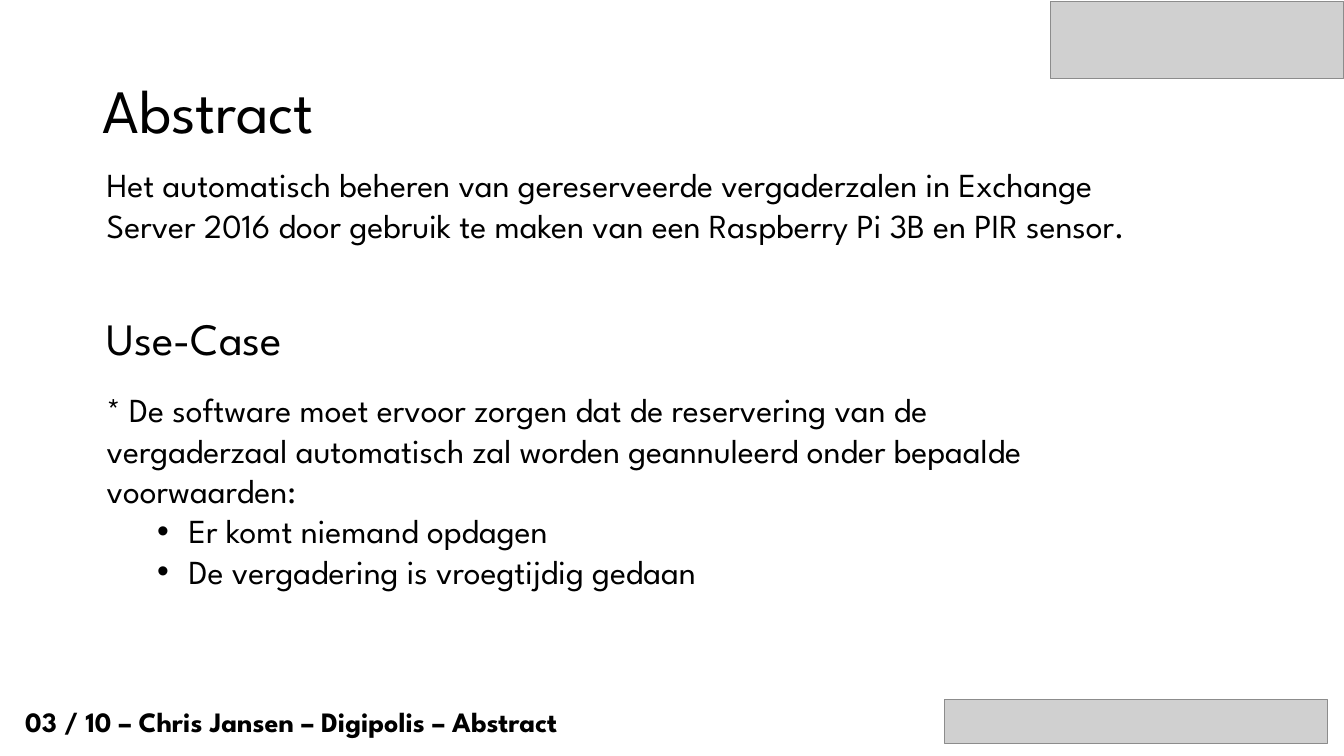
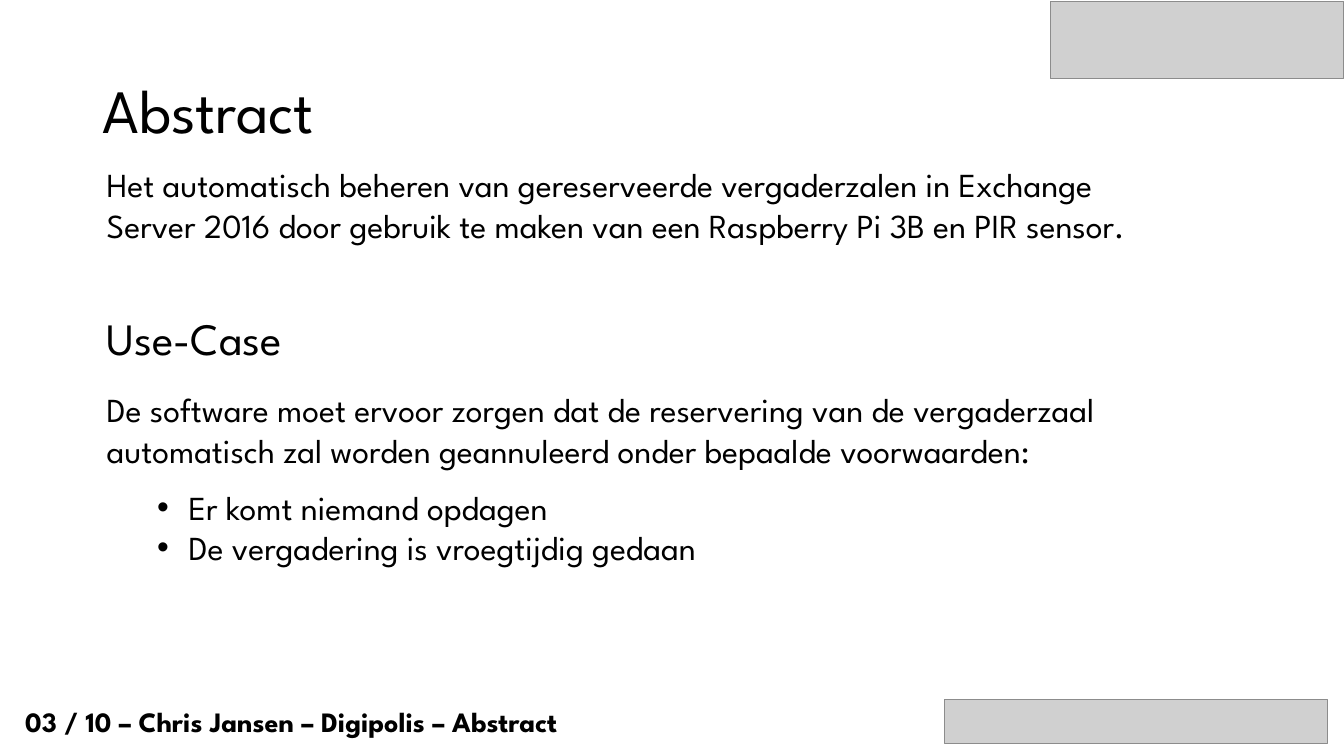
Before and after one commit to mitchdewinter/bap1617-ChrisJansen, a slide deck: slide 4 of Presentaties/Chris_Jansen_Digipolis_Antwerpen_Tussentijdsepresentatie.pptx. Drawn at 1344x756 pixels with LibreOffice and Linux fonts; fonts in the diff are those of the drawing; grey boxes stand for pictures; background and template pictures are left out. Boxes give left, top, right and bottom in pixels: in the first picture for what was removed or moved away, otherwise in the second. Text is boxed around its words. In the diff, an @@ line names an element or a change of style, - is before the commit and + after.

```diff
--- a/Presentaties/Chris_Jansen_Digipolis_Antwerpen_Tussentijdsepresentatie.pptx
+++ b/Presentaties/Chris_Jansen_Digipolis_Antwerpen_Tussentijdsepresentatie.pptx
@@ text at box(107, 398, 1094, 471): text changed @@
-* De software moet ervoor zorgen dat de reservering van de vergaderzaal automatisch zal worden geannuleerd onder bepaalde voorwaarden:
+De software moet ervoor zorgen dat de reservering van de vergaderzaal automatisch zal worden geannuleerd onder bepaalde voorwaarden:
```
Also in this commit, not shown: 6 other slides changed, 2 other files.
